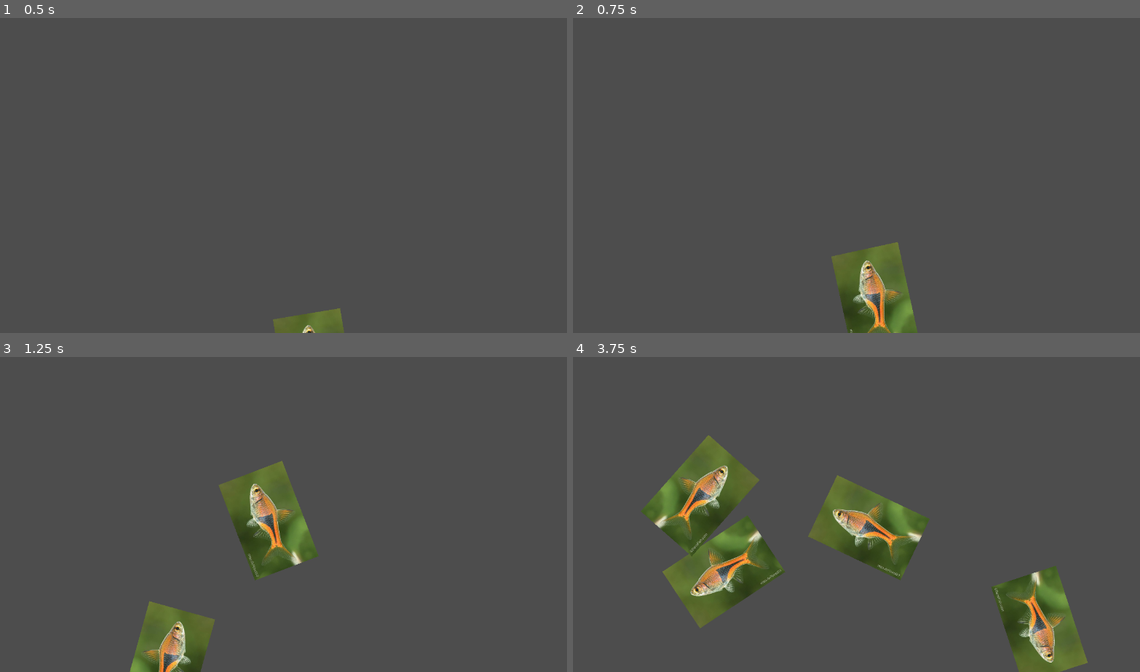
Above: before the commit, frames 1-4 (two rows, left to right).
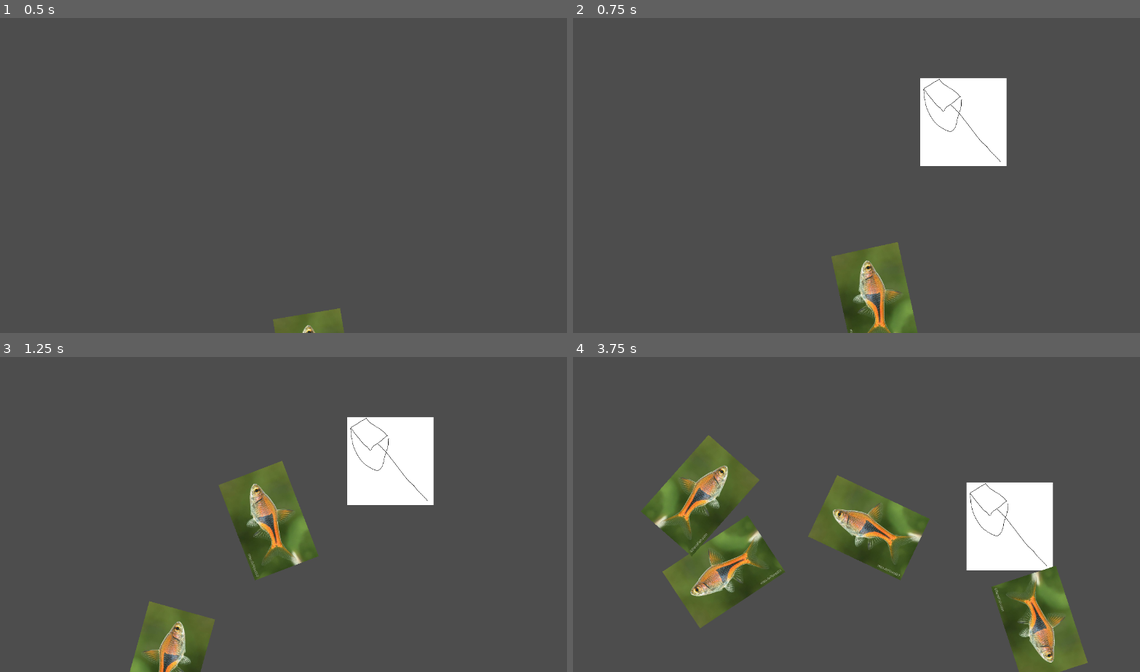
Above: after the commit, the same moments.

Repository: lolyay270/Mobile-Dev-Small
Game: Godot game, scene res://scenes/game.tscn
Two runs of this game, one before a commit and one after it. Both use one fixed random seed, a clock stepped at 60 frames per second and the inputs below. This scene is started directly instead of the project's main scene. The engine's default icon, where the game draws it, is replaced by a stand-in: a white triangle on a blue panel in a dark square.
Inputs (mouse positions are in pixels of both pictures, inside the frame that each line leads up to):
- Up to frame 1 (0.5 s): no input
- Up to frame 2 (0.75 s): move the mouse to (992, 153) at 0.52 s; press the mouse at (992, 153) at 0.53 s
- Up to frame 3 (1.25 s): no input
- Up to frame 4 (3.75 s): move the mouse to (748, 523) at 1.27 s; release the mouse at (748, 523) at 1.28 s; click (748, 523) at 1.35 s; move the mouse to (924, 435) at 2.02 s; press the mouse at (924, 435) at 2.03 s; move the mouse to (833, 574) at 2.77 s; release the mouse at (833, 574) at 2.78 s; click (833, 574) at 2.85 s; move the mouse to (1037, 558) at 3.52 s; press the mouse at (1037, 558) at 3.53 s

Frame 1 is identical in both runs. In frame 2, 4.2% of the frame differs, in the area x 61-77%, y 19-48%; in frame 3, 4.2%; in frame 4, 4.3%, in the area x 69-85%, y 39-68%.

Commit message:
feat(input): player touch detected

Diff:
--- a/project.godot
+++ b/project.godot
@@ -29,6 +29,15 @@
 
 project/assembly_name="Fish Collector"
 
+[input]
+
+press={
+"deadzone": 0.5,
+"events": [Object(InputEventMouseButton,"resource_local_to_scene":false,"resource_name":"","device":-1,"window_id":0,"alt_pressed":false,"shift_pressed":false,"ctrl_pressed":false,"meta_pressed":false,"button_mask":0,"position":Vector2(0, 0),"global_position":Vector2(0, 0),"factor":1.0,"button_index":1,"canceled":false,"pressed":false,"double_click":false,"script":null)
+]
+}
+
 [rendering]
 
 renderer/rendering_method="mobile"
+textures/vram_compression/import_etc2_astc=true
--- a/scenes/game.tscn
+++ b/scenes/game.tscn
@@ -1,16 +1,16 @@
-[gd_scene load_steps=4 format=3 uid="uid://btxwjf1oh0f2p"]
+[gd_scene load_steps=6 format=3 uid="uid://btxwjf1oh0f2p"]
 
 [ext_resource type="Texture2D" uid="uid://dkh021bwgv0om" path="res://icon.svg" id="1_5khgj"]
 [ext_resource type="Script" uid="uid://ceo586xslgpb0" path="res://scripts/gameManager.gd" id="1_hinrk"]
 [ext_resource type="Script" uid="uid://chvvopsvkk6yx" path="res://scripts/flying objects/spawner.gd" id="2_31v75"]
+[ext_resource type="Script" uid="uid://d0wt1o6dh8yp4" path="res://scripts/playerTouch.gd" id="4_iywne"]
+[ext_resource type="Texture2D" uid="uid://bxk4agd7lba87" path="res://assets/nET.png" id="4_lbhrr"]
 
 [node name="Node2D" type="Control"]
 layout_mode = 3
 anchors_preset = 15
 anchor_right = 1.0
 anchor_bottom = 1.0
-offset_top = 8.0
-offset_bottom = 8.0
 grow_horizontal = 2
 grow_vertical = 2
 size_flags_horizontal = 3
@@ -33,3 +33,11 @@
 visible = false
 layout_mode = 2
 texture = ExtResource("1_5khgj")
+
+[node name="Player Touch" type="Node2D" parent="."]
+script = ExtResource("4_iywne")
+
+[node name="net" type="Sprite2D" parent="Player Touch"]
+position = Vector2(-64, -69)
+scale = Vector2(0.261724, 0.261724)
+texture = ExtResource("4_lbhrr")
--- /dev/null
+++ b/scripts/playerTouch.gd
@@ -0,0 +1,21 @@
+extends Node2D
+
+@onready var net = $net
+var pressed: bool = false
+
+func _ready() -> void:
+	net.hide()
+
+func _process(delta: float) -> void:
+	if pressed:
+		self.global_position = get_global_mouse_position()
+
+func _input(event: InputEvent) -> void:
+	if event.is_action_pressed("press"):
+		self.global_position = event.position
+		net.show()
+		pressed = true
+
+	if event.is_action_released("press"):
+		net.hide()
+		pressed = false
Binary file added: assets/nET.png
Not shown, added: assets/nET.png.import
Not shown, added: scripts/playerTouch.gd.uid
